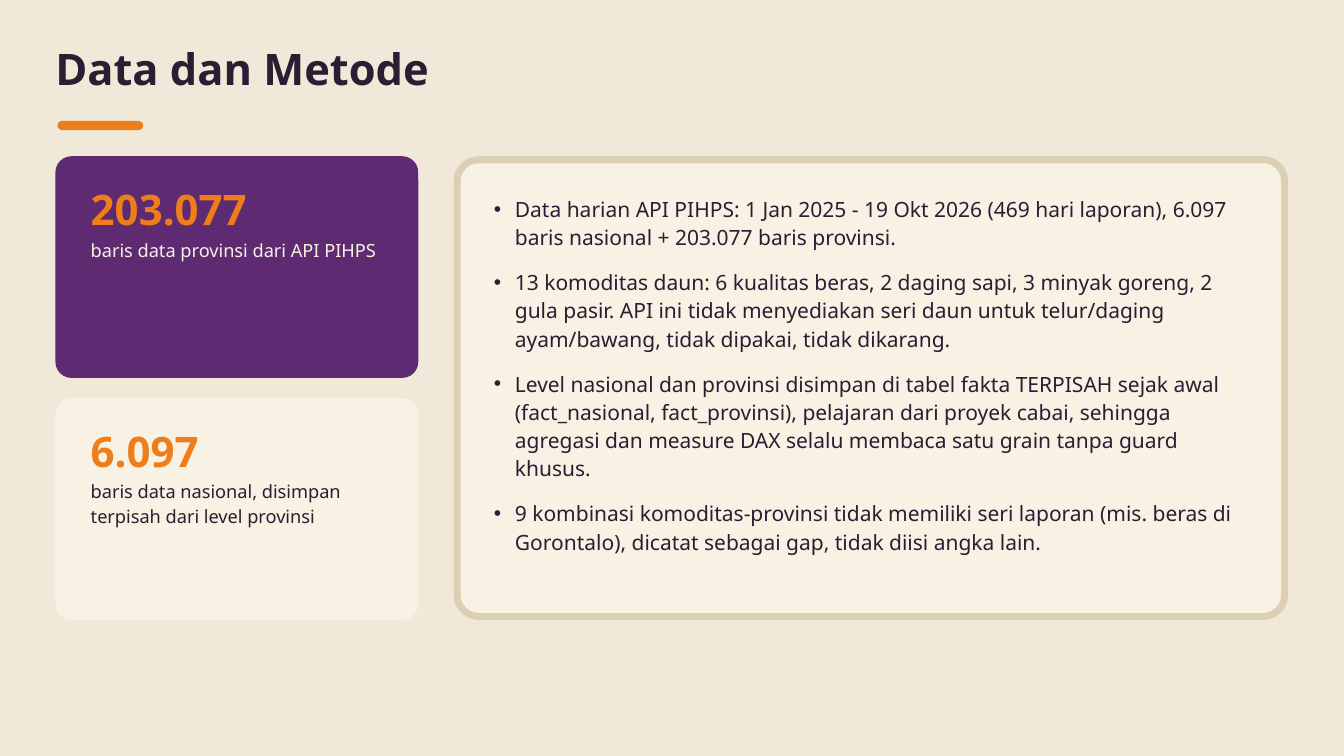
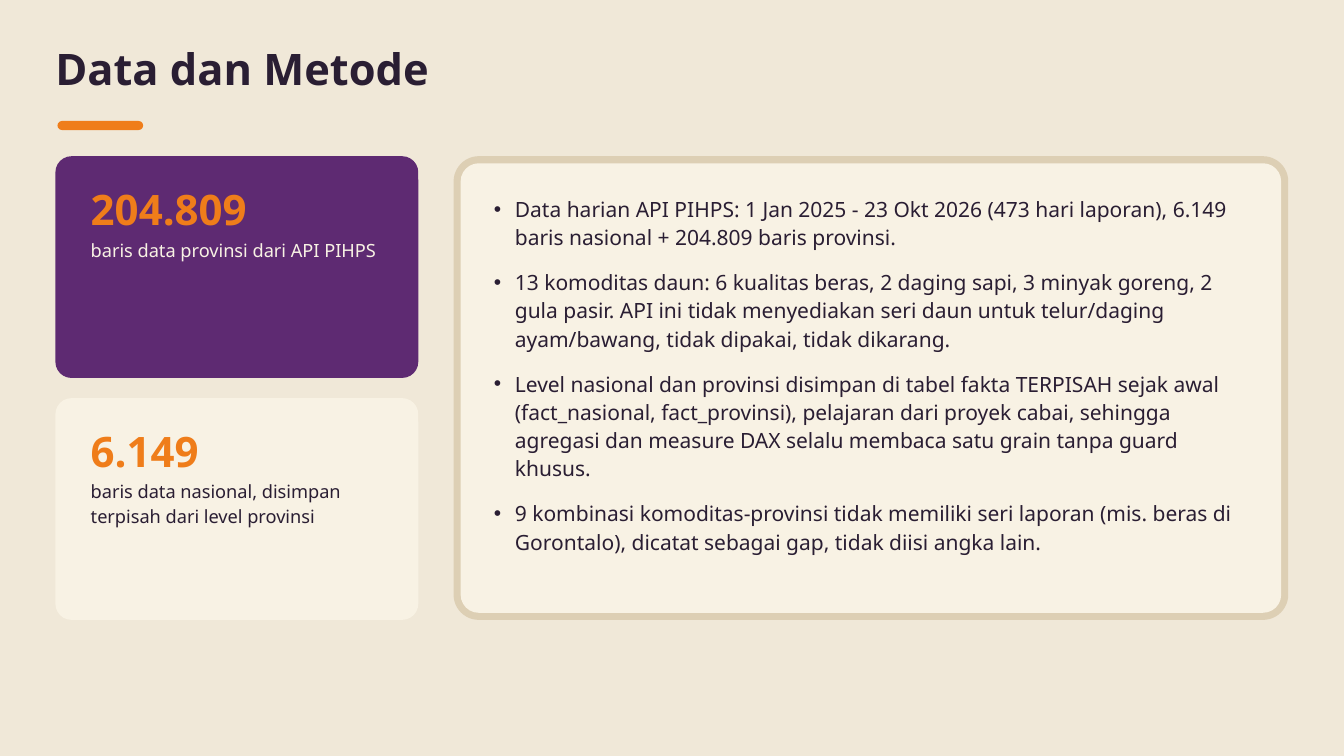
Before and after one commit to baghizash/harga-pangan-nasional-2026, a slide deck: slide 3 of Portofolio-Analisis-Harga-Pangan.pptx. Drawn at 1344x756 pixels with LibreOffice and Linux fonts; fonts in the diff are those of the drawing. Boxes give left, top, right and bottom in pixels: in the first picture for what was removed or moved away, otherwise in the second. Text is boxed around its words. In the diff, an @@ line names an element or a change of style, - is before the commit and + after.

Commit message:
Refresh data PIHPS s/d 23 Okt 2026

```diff
--- a/Portofolio-Analisis-Harga-Pangan.pptx
+++ b/Portofolio-Analisis-Harga-Pangan.pptx
@@ text at bbox=[91, 194, 247, 226]: text changed @@
-203.077
+204.809
@@ text at bbox=[515, 201, 1227, 250]: text changed @@
-• Data harian API PIHPS: 1 Jan 2025 - 19 Okt 2026 (469 hari laporan), 6.097 baris nasional + 203.077 baris provinsi.
+• Data harian API PIHPS: 1 Jan 2025 - 23 Okt 2026 (473 hari laporan), 6.149 baris nasional + 204.809 baris provinsi.
@@ text at bbox=[91, 436, 199, 468]: text changed @@
-6.097
+6.149
```
Also in this commit, not shown: 6 other slides changed.
